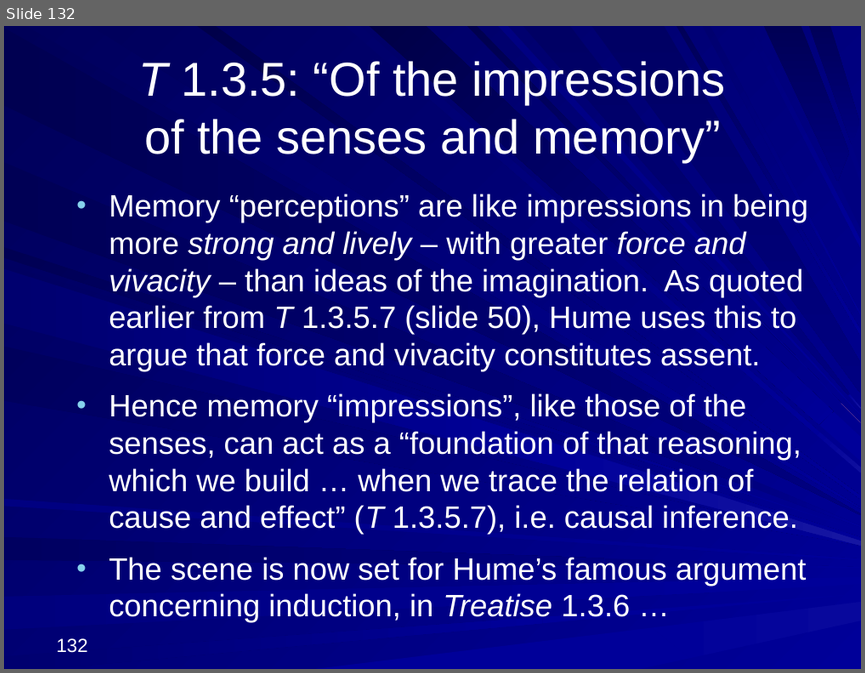
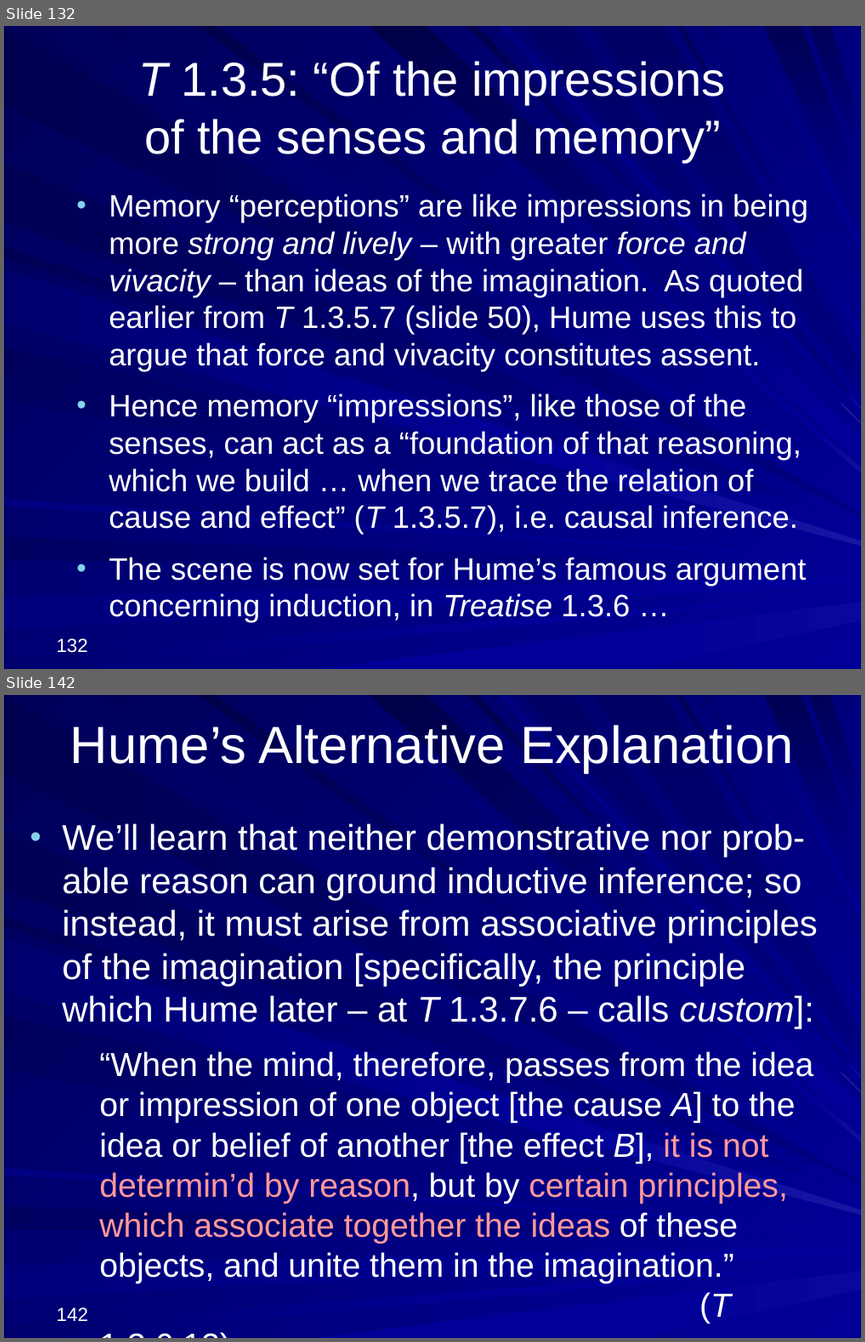
Before and after one commit to englishphilosophy/hume-texts-online, a slide deck: teaching/lectures/2025_Hume_MT_current.pptx. Shown one above the other, each under a label of ours: slide 132 before the commit, slides 132 and 142 after it; the slides between them are not shown. The pictures are 865x673 and 865x1342 pixels, drawn with LibreOffice and Linux fonts; fonts in the diff are those of the drawing. Boxes give left, top, right and bottom in pixels: in the first picture for what was removed or moved away, otherwise in the second. Text is boxed around its words. In the diff, an @@ line names an element or a change of style, - is before the commit and + after.

Commit message:
Uploading Hume lecture 4

```diff
--- a/teaching/lectures/2025_Hume_MT_current.pptx
+++ b/teaching/lectures/2025_Hume_MT_current.pptx
@@ slide 142 added at (x1=4, y1=695, x2=861, y2=1338), background gradient #000078 to #000099; not listed: 37 template elements that a slide beside it also shows @@
@@ title added at (x1=70, y1=725, x2=794, y2=772), 44 pt, text #FFFFFF @@
+Hume’s Alternative Explanation
@@ text added at (x1=62, y1=823, x2=817, y2=1283), 28 pt, text #FFFFFF @@
+• We’ll learn that neither demonstrative nor prob-able reason can ground inductive inference; so instead, it must arise from associative principles of the imagination [specifically, the principle which Hume later – at T 1.3.7.6 – calls custom]:
+  “When the mind, therefore, passes from the idea or impression of one object [the cause A] to the idea or belief of another [the effect B], it is not determin’d by reason, but by certain principles, which associate together the ideas of these objects, and unite them in the imagination.”
+  (T 1.3.6.12)
@@ page number added at (x1=57, y1=1307, x2=88, y2=1321), 16 pt, text #FFFFFF @@
+142
```
Also in this commit, not shown: 41 other slides added, 2 other files.
